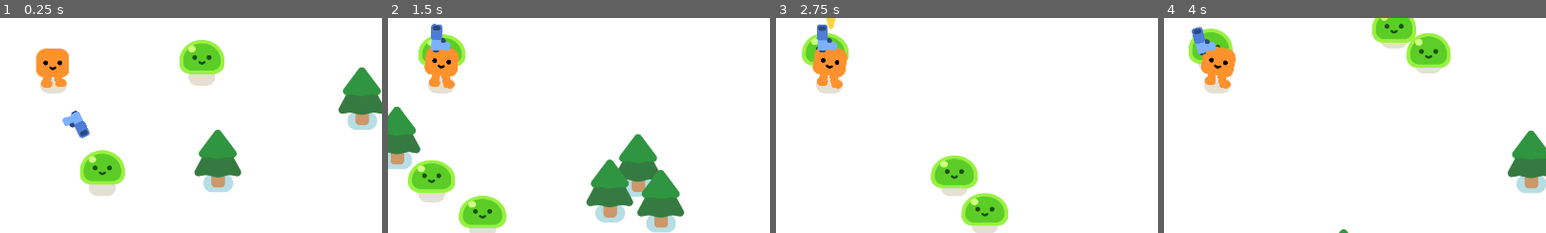
Above: before the commit, frames 1-4 (left to right).
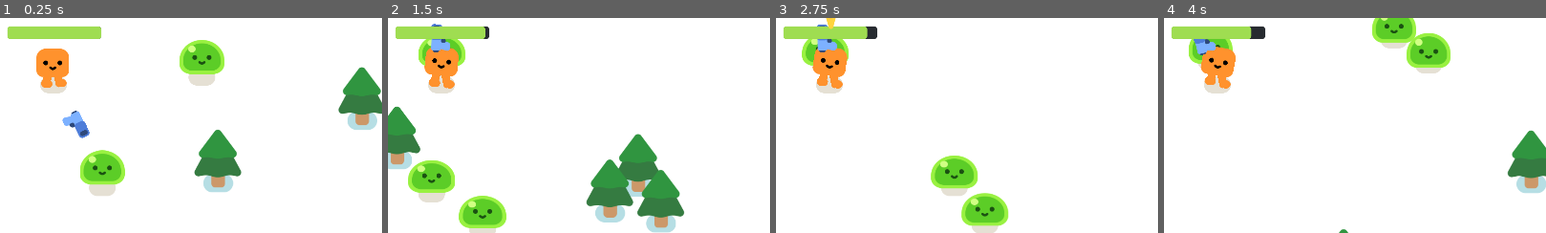
Above: after the commit, the same moments.

Repository: ishxa10/FinalProject
Game: Godot game, scene res://survivors_game.tscn
Same seed, same stepped clock (60 frames per second), same inputs: the game is played once before the commit and once after it.
Inputs:
- Up to frame 1 (0.25 s): no input
- Up to frame 2 (1.5 s): hold W (move_up) from 0.53 s (still down)
- Up to frame 3 (2.75 s): release W (move_up) at 2.03 s; hold A (move_left) from 2.03 s (still down)
- Up to frame 4 (4 s): release A (move_left) at 3.53 s; hold S (move_down) from 3.53 s (still down)
The pictures show only the part of the screen within x 43-93%, y 34-84%; the shares and areas given below are measured in that part.

The runs differ from the first frame. In frame 1, 1.4% of the frame differs, in the area x 2-27%, y 4-10%; in frame 2, 1.4%; in frame 3, 1.3%; in frame 4, 1.3%.

Commit message:
Add Health Management to Player

Diff:
--- a/player.gd
+++ b/player.gd
@@ -1,5 +1,8 @@
 extends CharacterBody2D
 
+signal health_depleted
+
+var health = 100.0
 
 func _physics_process(delta):
 	var direction = Input.get_vector("move_left", "move_right", "move_up", "move_down")
@@ -10,3 +13,11 @@
 		%HappyBoo.play_walk_animation()
 	else:
 		%HappyBoo.play_idle_animation()
+
+	const DAMAGE_RATE = 5.0
+	var overlapping_mobs = %HurtBox.get_overlapping_bodies()
+	if overlapping_mobs.size() > 0:
+		health -= DAMAGE_RATE * overlapping_mobs.size() * delta
+		%ProgressBar.value = health
+		if health <= 0.0:
+			health_depleted.emit()
--- a/player.tscn
+++ b/player.tscn
@@ -6,6 +6,23 @@
 
 [sub_resource type="CircleShape2D" id="CircleShape2D_ydomc"]
 radius = 29.15
+
+[sub_resource type="CircleShape2D" id="CircleShape2D_8n7sg"]
+radius = 40.05
+
+[sub_resource type="StyleBoxFlat" id="StyleBoxFlat_gqhmj"]
+bg_color = Color(0.152941, 0.168627, 0.188235, 1)
+corner_radius_top_left = 8
+corner_radius_top_right = 8
+corner_radius_bottom_right = 8
+corner_radius_bottom_left = 8
+
+[sub_resource type="StyleBoxFlat" id="StyleBoxFlat_nabwv"]
+bg_color = Color(0.623529, 0.866667, 0.317647, 1)
+corner_radius_top_left = 8
+corner_radius_top_right = 8
+corner_radius_bottom_right = 8
+corner_radius_bottom_left = 8
 
 [node name="Player" type="CharacterBody2D"]
 script = ExtResource("1_evm8n")
@@ -19,3 +36,23 @@
 [node name="Camera2D" type="Camera2D" parent="."]
 
 [node name="Gun" parent="." instance=ExtResource("3_xo8o3")]
+
+[node name="HurtBox" type="Area2D" parent="."]
+unique_name_in_owner = true
+collision_layer = 0
+collision_mask = 2
+
+[node name="CollisionShape2D" type="CollisionShape2D" parent="HurtBox"]
+shape = SubResource("CircleShape2D_8n7sg")
+debug_color = Color(0.964706, 0.6, 0.701961, 0.419608)
+
+[node name="ProgressBar" type="ProgressBar" parent="."]
+unique_name_in_owner = true
+offset_left = -116.0
+offset_top = -147.0
+offset_right = 120.0
+offset_bottom = -115.0
+theme_override_styles/background = SubResource("StyleBoxFlat_gqhmj")
+theme_override_styles/fill = SubResource("StyleBoxFlat_nabwv")
+value = 100.0
+show_percentage = false
Not shown: 1 places in player.tscn that only renumber resources
